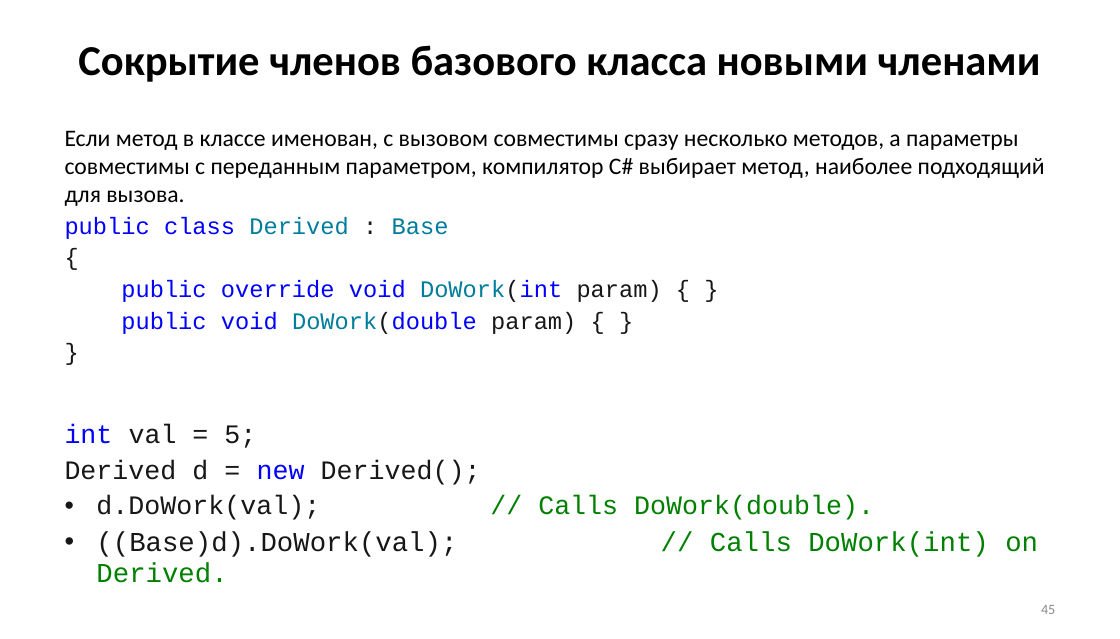
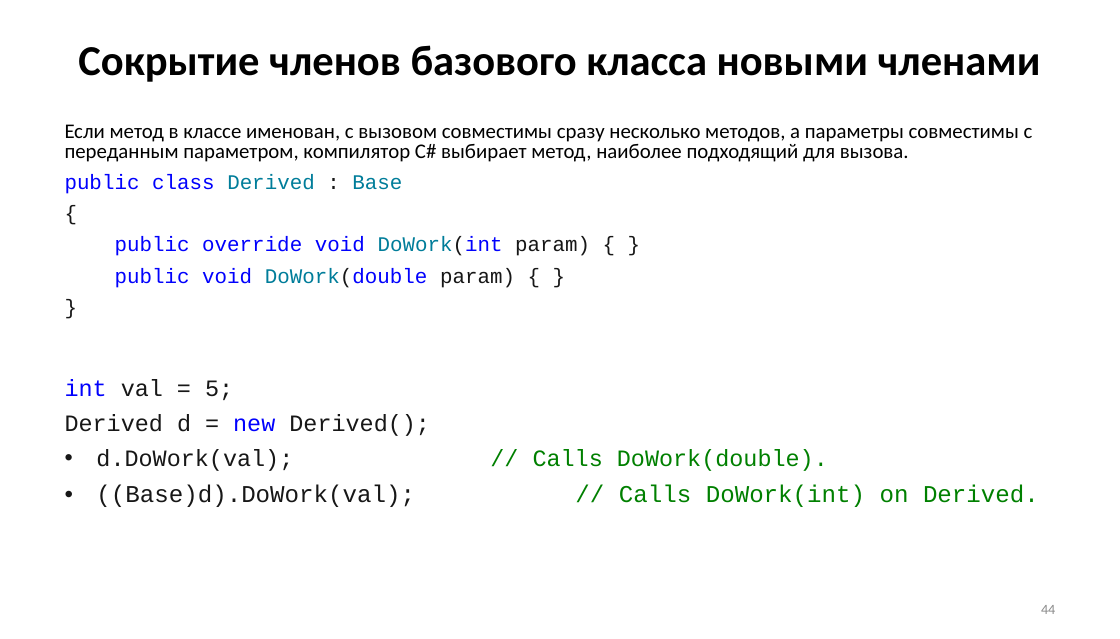
Before and after one commit to Mrztv/KRSU, a slide deck: slide 44 of 2026/ООП/Хмелева/ООП2.pptx (slide 45 before the commit). Drawn at 1120x639 pixels with LibreOffice and Linux fonts; fonts in the diff are those of the drawing. Boxes give left, top, right and bottom in pixels: in the first picture for what was removed or moved away, otherwise in the second. Text is boxed around its words. In the diff, an @@ line names an element or a change of style, - is before the commit and + after.

```diff
--- a/2026/ООП/Хмелева/ООП2.pptx
+++ b/2026/ООП/Хмелева/ООП2.pptx
@@ text "Если метод в классе именован, ..." at (x1=65, y1=124, x2=1039, y2=507): size 20 to 17.6 pt in "Если метод в классе именован, с вызовом ...", "public class Derived : Base", "{", "public override void DoWork(int param) { }" and 2 more places; size 22.5 to 19.8 pt in "int val = 5;", "Derived d = new Derived();", "d.DoWork(val); // Calls DoWork(double)."; size 23.1 to 20.4 pt in "((Base)d).DoWork(val); // Calls DoWork(int) on Derived."; line spacing 1 to 0.8; more space between paragraphs @@
@@ page number at (x1=1041, y1=605, x2=1055, y2=614): text changed @@
-45
+44
```
Also in this commit, not shown: 91 other slides changed, 1 slide removed, 27 other files.
